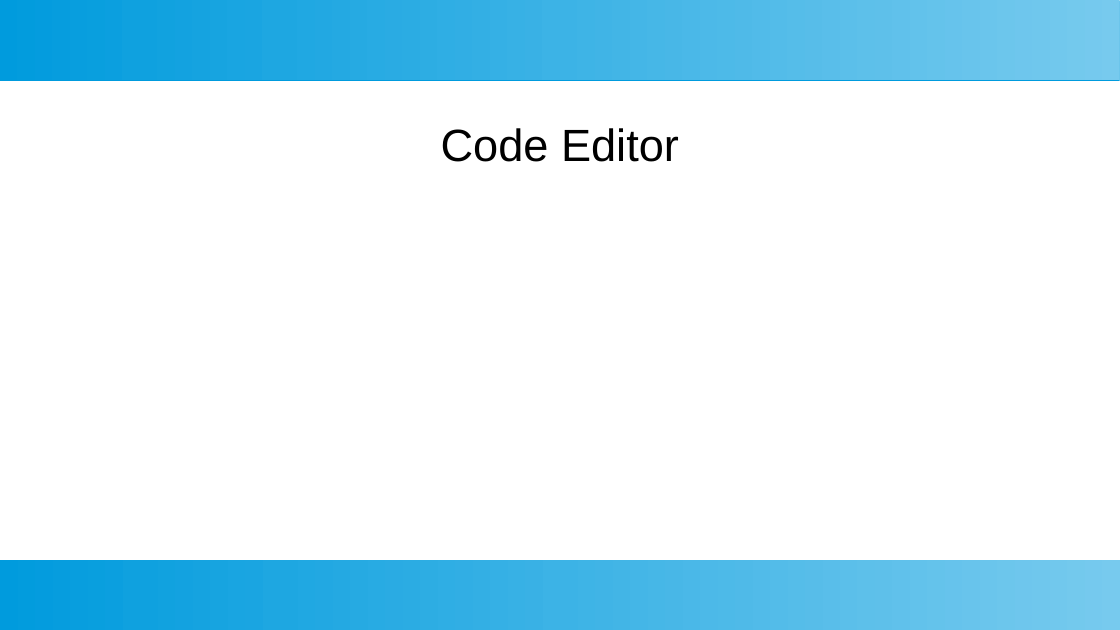
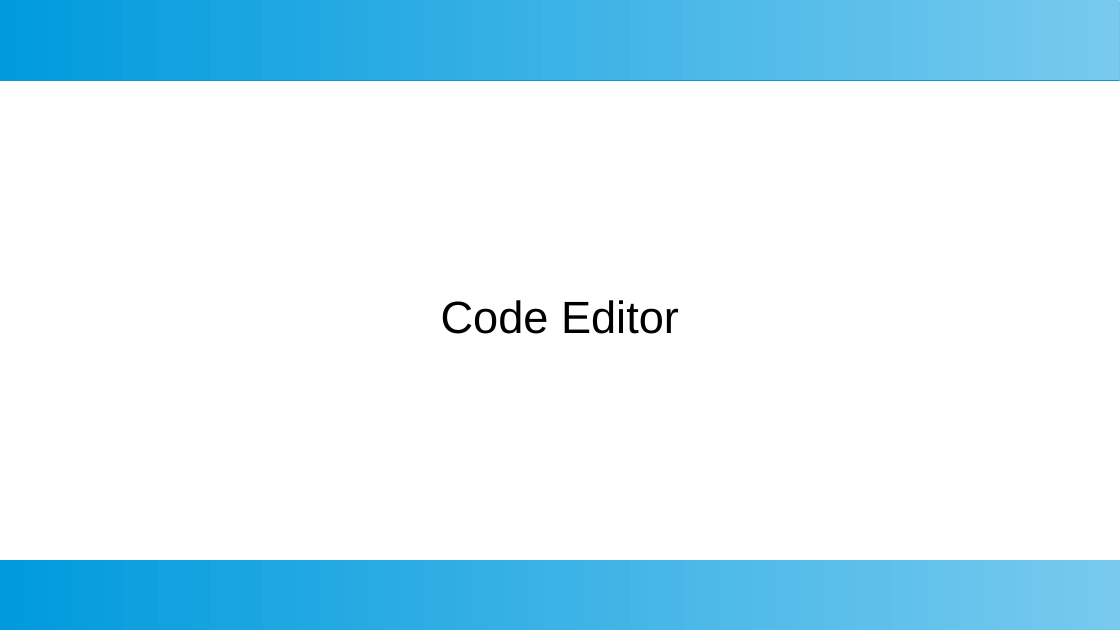
Before and after one commit to SmithE65/Productivity, a slide deck: slide 6 of Productivity.odp. Drawn at 1120x630 pixels with LibreOffice and Linux fonts; fonts in the diff are those of the drawing. Boxes give left, top, right and bottom in pixels: in the first picture for what was removed or moved away, otherwise in the second. Text is boxed around its words. In the diff, an @@ line names an element or a change of style, - is before the commit and + after.

```diff
--- a/Productivity.odp
+++ b/Productivity.odp
@@ subtitle "Code Editor": place and size @@
-subtitle "Code Editor" at [441,128,679,162]
+subtitle "Code Editor" at [441,300,679,334]
```
Also in this commit, not shown: 5 other slides changed, 17 slides added, 2 slides removed.
